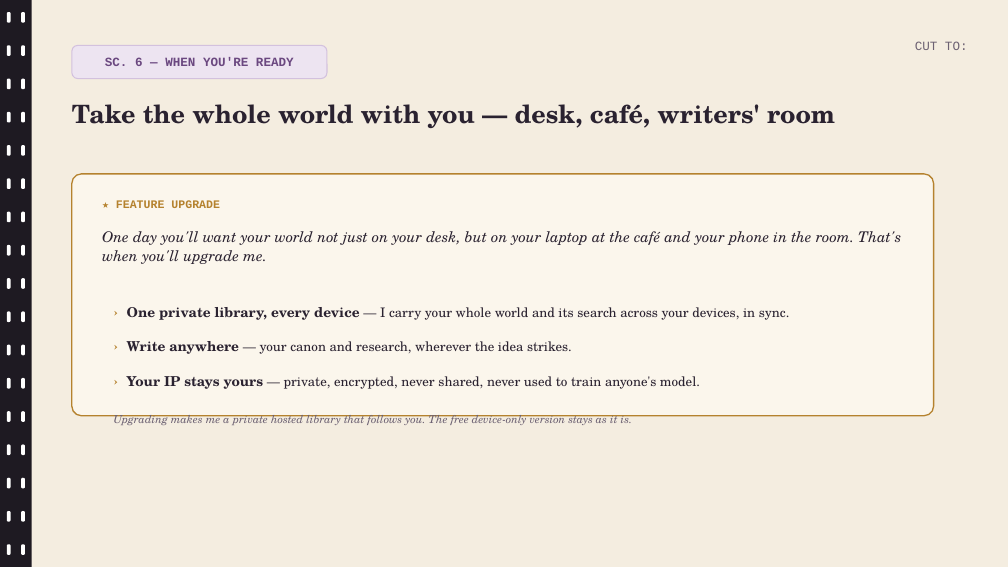
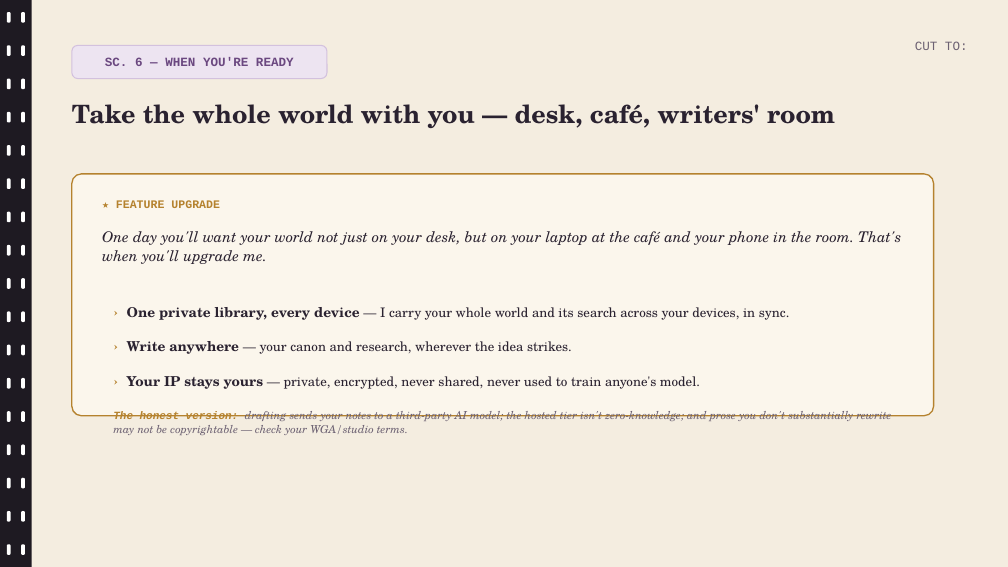
Before and after one commit to wegofwd2020-hub/Mentible, a slide deck: slide 7 of docs/adr-033-decks/mentible-for-screenwriters.pptx. Drawn at 1008x567 pixels with LibreOffice and Linux fonts; fonts in the diff are those of the drawing. Boxes give left, top, right and bottom in pixels: in the first picture for what was removed or moved away, otherwise in the second. Text is boxed around its words. In the diff, an @@ line names an element or a change of style, - is before the commit and + after.

```diff
--- a/docs/adr-033-decks/mentible-for-screenwriters.pptx
+++ b/docs/adr-033-decks/mentible-for-screenwriters.pptx
@@ text at box(113, 411, 892, 435): text changed @@
-Upgrading makes me a private hosted library that follows you. The free device-only version stays as it is.
+The honest version: drafting sends your notes to a third-party AI model; the hosted tier isn't zero-knowledge; and prose you don't substantially rewrite may not be copyrightable — check your WGA/studio terms.
```
Also in this commit, not shown: 1 other slide changed, 10 other files.
